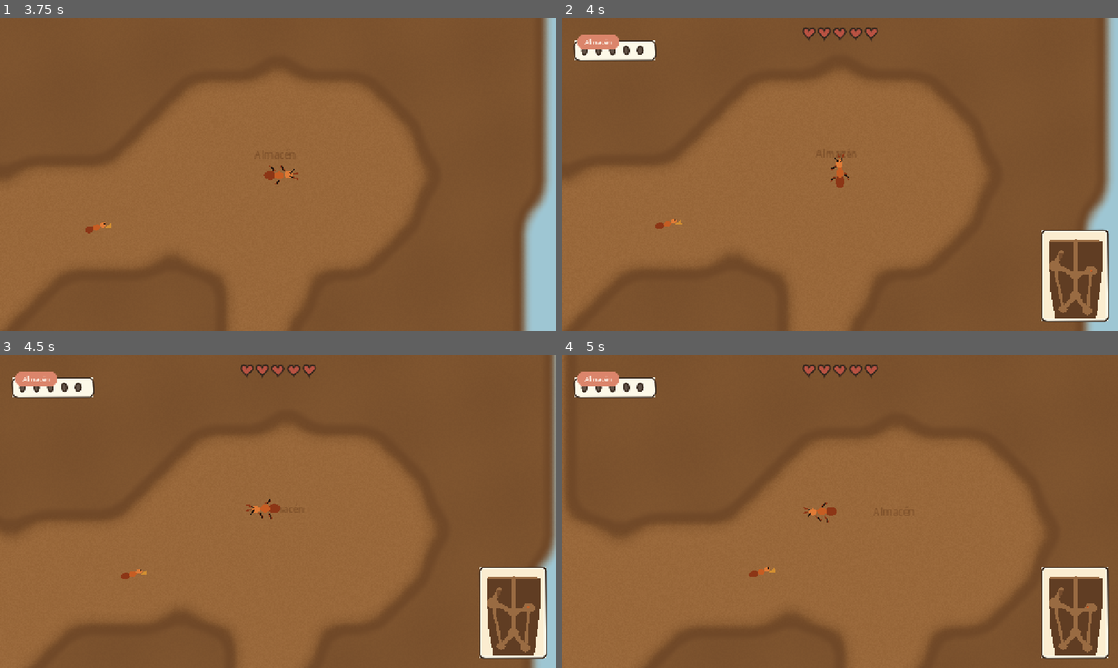
Above: before the commit, frames 1-4 (two rows, left to right).
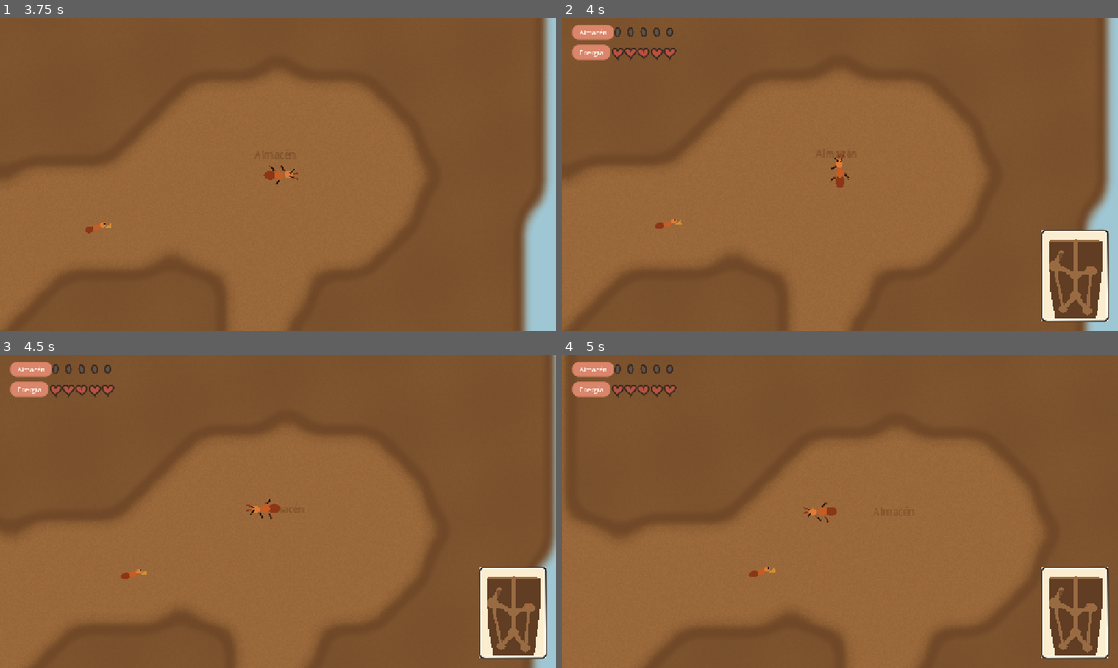
Above: after the commit, the same moments.

Repository: The-glitch-girls/an-ant-game
Game: Godot game, scene res://src/menu/menu.tscn
Same seed, same stepped clock (60 frames per second), same inputs: the game is played once before the commit and once after it.
Inputs:
- Up to frame 1 (3.75 s): click "Jugar" at 0.5 s; hold D (mover_derecha) 1.28-2.03 s; hold Shift (correr) 1.28-2.03 s; hold S (mover_abajo) 2.03-2.78 s; tap Shift (correr) at 2.1, 3.6 s; hold D (mover_derecha) 2.78-3.53 s; hold Shift (correr) 2.78-3.53 s; hold W (mover_arriba) from 3.53 s (still down)
- Up to frame 2 (4 s): keep holding W (mover_arriba)
- Up to frame 3 (4.5 s): release W (mover_arriba) at 4.28 s; hold A (mover_izquierda) from 4.28 s (still down); hold Shift (correr) from 4.28 s (still down)
- Up to frame 4 (5 s): keep holding A (mover_izquierda); keep holding Shift (correr)

Frame 1 is identical in both runs. In frame 2, 1.7% of the frame differs, in the area x 1-57%, y 2-14%; in frame 3, 1.7%; in frame 4, 1.7%.

Commit message:
Put Energía and Almacén on the left, without cream boxes.
The hearts were reading as lives; both meters now sit together over the dirt.

Diff:
--- a/src/ui/hud.gd
+++ b/src/ui/hud.gd
@@ -3,6 +3,7 @@
 
 const CORAZONES := 5
 const COMIDAS := 5
+const IZQUIERDA := 24.0
 
 var _energia: float = 100.0
 var _energia_max: float = 100.0
@@ -17,9 +18,12 @@
 func _ready() -> void:
 	mouse_filter = Control.MOUSE_FILTER_IGNORE
 	set_anchors_and_offsets_preset(Control.PRESET_FULL_RECT)
-	var tag := UiCozzy.pastilla("Almacén")
-	tag.position = Vector2(36, 38)
-	add_child(tag)
+	var tag_almacen := UiCozzy.pastilla("Almacén")
+	tag_almacen.position = Vector2(IZQUIERDA, 16)
+	add_child(tag_almacen)
+	var tag_energia := UiCozzy.pastilla("Energía")
+	tag_energia.position = Vector2(IZQUIERDA, 62)
+	add_child(tag_energia)
 
 
 func pintar(energia_ahora: float, energia_tope: float, comida: int) -> void:
@@ -32,16 +36,8 @@
 
 
 func _draw() -> void:
-	var n := CORAZONES
-	var sep := 36.0
-	var ancho: float = size.x if size.x > 8.0 else get_viewport_rect().size.x
-	var x0: float = ancho * 0.5 - sep * (n - 1) * 0.5
-	var llenos: int = clampi(roundi((_energia / maxf(_energia_max, 1.0)) * n), 0, n)
-	for i in n:
-		UiCozzy.dibujar_corazon(self, Vector2(x0 + sep * i, 34), 14.0, i < llenos, float(i + 2))
-
-	var caja := Rect2(28, 52, 188, 46)
-	draw_rect(caja, Paleta.CREMA)
-	draw_polyline(UiCozzy._ronda(caja, 14, 4), Paleta.TRAZO, 1.8, true)
+	var llenos: int = clampi(roundi((_energia / maxf(_energia_max, 1.0)) * CORAZONES), 0, CORAZONES)
 	for i in COMIDAS:
-		UiCozzy.dibujar_semilla(self, Vector2(52 + i * 32, 76), 9.5, i < _comida, float(i + 4))
+		UiCozzy.dibujar_semilla(self, Vector2(128 + i * 30, 34), 9.5, i < _comida, float(i + 4))
+	for i in CORAZONES:
+		UiCozzy.dibujar_corazon(self, Vector2(128 + i * 30, 80), 13.0, i < llenos, float(i + 2))
